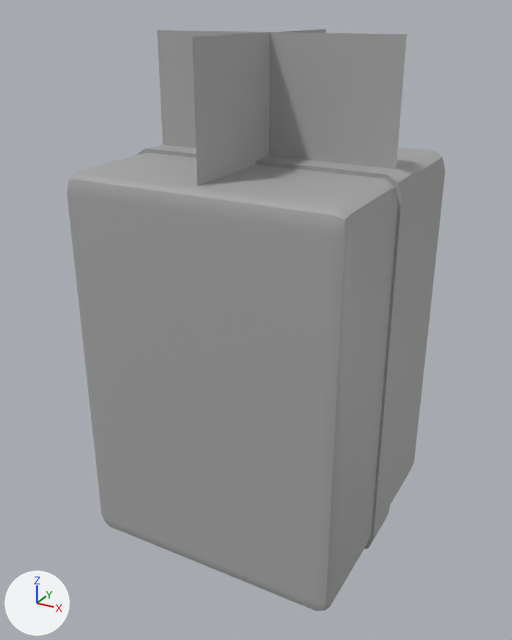
One commit to the FBX model GameJamBrackys2025/Assets/Models/Decor/Gift_1.fbx: the scene before it, then after it.
One viewpoint serves both versions: a 50 mm lens placed at (0.418, -2.914, 1.058), pointed at (-0.169, -1.847, 0.525). Arrows for +X, +Y and +Z are at lower left; the lights stay in place. Where no turn or scale is listed for an object, it has been applied to the vertices.
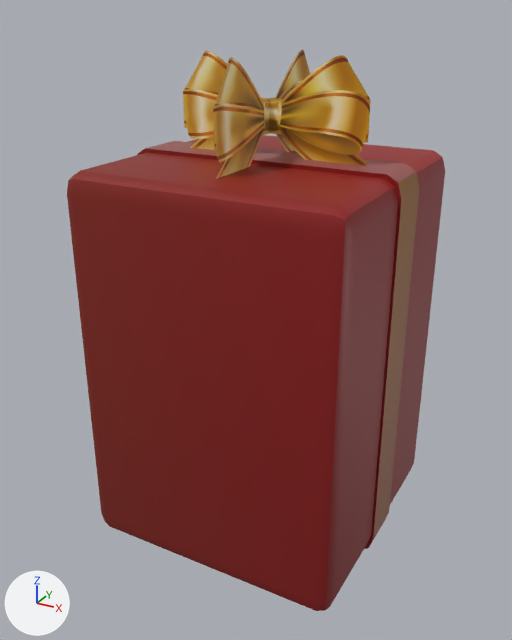
What differs and where, as boxes [x1, y1, x2, y2] in the pictures (512 x 640 px):
'polySurface2', recoloured, surface changed (grey to red)
    both: [67, 135, 445, 611]
'polySurface1', recoloured, moved, rescaled (grey to brown)
    before: [157, 30, 407, 169]
    after: [183, 51, 371, 166]
'polySurface3', recoloured, moved, rescaled (grey to brown)
    before: [192, 29, 326, 186]
    after: [213, 50, 310, 179]
part 1 of me_mesh_001, surface changed (grey to red)
    before: [67, 144, 445, 611]
    after: [67, 135, 445, 611]

The change, as a list of edits to the scene's bpy script:
```text
Add img_954_9547052_christmas_ribbon_clipart_orange_transparent_background_gold_ribbon_png:
    img_954_9547052_christmas_ribbon_clipart_orange_transparent_background_gold_ribbon_png = load_image('954-9547052_christmas-ribbon-clipart-orange-transparent-background-gold-ribbon.png', '_unpacked/954-9547052_christmas-ribbon-clipart-orange-transparent-background-gold-ribbon.png', 820, 533, 'sRGB')
Add img_maintexture_png:
    img_maintexture_png = load_image('MainTexture.png', '_unpacked/MainTexture.png', 5, 6, 'sRGB')
Add mat_lambert30:
    mat_lambert30 = principled_material('lambert30')
    mat_lambert30.texture = img_954_9547052_christmas_ribbon_clipart_orange_transparent_background_gold_ribbon_png  # with its transparency
Add mat_lambert25:
    mat_lambert25 = principled_material('lambert25')
    mat_lambert25.texture = img_maintexture_png
Change me_mesh:
    where me_mesh.from_pydata(...)  # 4 vertices, 1 face; spans x -22.2..22.7, y 47.8..75.7, z 0.0
    remove me_mesh.materials.append(mat_standardsurface1)  # grey #aaaaaa
    add me_mesh.materials.append(mat_lambert30)  # picture img_954_9547052_christmas_ribbon_clipart_orange_transparent_background_gold_ribbon_png
Change me_mesh_001:
    where me_mesh_001.from_pydata(...)  # 138 vertices, 136 faces; spans x -0.254..0.254, y -0.249..0.249, z 0.0..0.728
    used by ob_polysurface2; location = (-0.157, -1.823, 0.098)
    remove me_mesh_001.materials.append(mat_standardsurface1)  # grey #aaaaaa
    me_mesh_001 part 1: texture (UV) coordinates of 136 of 136 faces, centred in x -0.254..0.254, y -0.249..0.249, z 0.0..0.728, changed; they spanned u 0.12..0.88, v 0.0..1.0 and now span u 0.07..0.73, v 0.35..0.64
    add me_mesh_001.materials.append(mat_lambert25)  # picture img_maintexture_png
Change me_mesh_002:
    where me_mesh_002.from_pydata(...)  # 4 vertices, 1 face; spans x 0.0, y 47.7..75.7, z -22.5..22.5
    remove me_mesh_002.materials.append(mat_standardsurface1)  # grey #aaaaaa
    add me_mesh_002.materials.append(mat_lambert30)  # picture img_954_9547052_christmas_ribbon_clipart_orange_transparent_background_gold_ribbon_png
Change ob_polysurface1:
    ob_polysurface1.location: (0.0, -38.73, -0.0000201) -> (0.0, -25.3, -0.0000201)
    ob_polysurface1.scale: (1.0, 0.853, 1.0) -> (1.0, 0.666, 1.0)
Change ob_polysurface3:
    ob_polysurface3.location: (0.0, -38.73, -0.0000201) -> (0.0, -25.3, -0.0000201)
    ob_polysurface3.scale: (1.0, 0.853, 1.0) -> (1.0, 0.666, 1.0)
```
